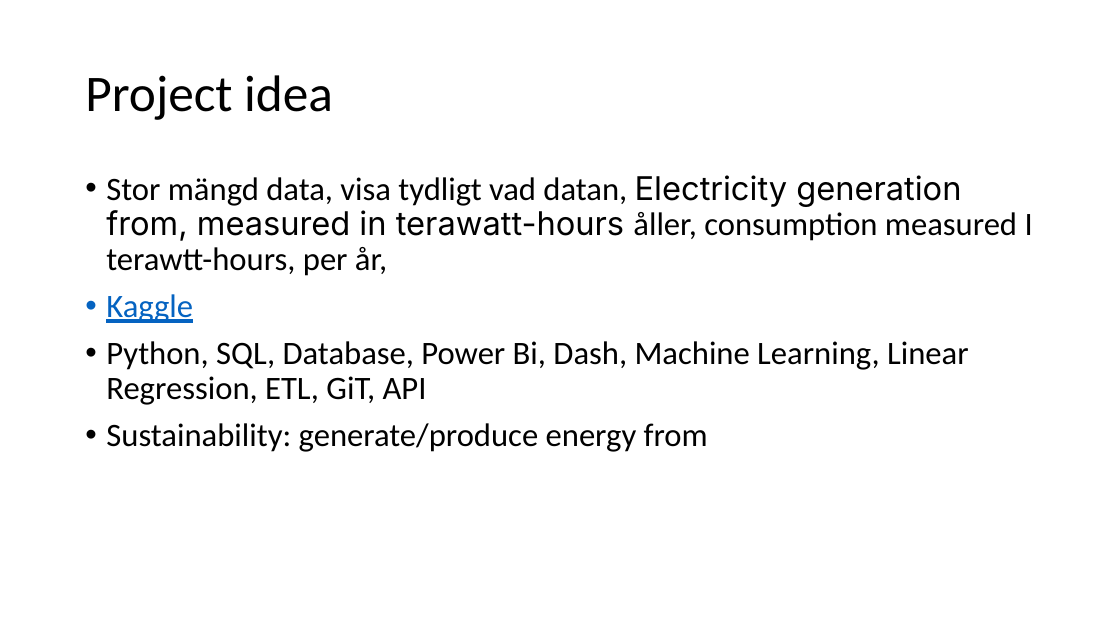
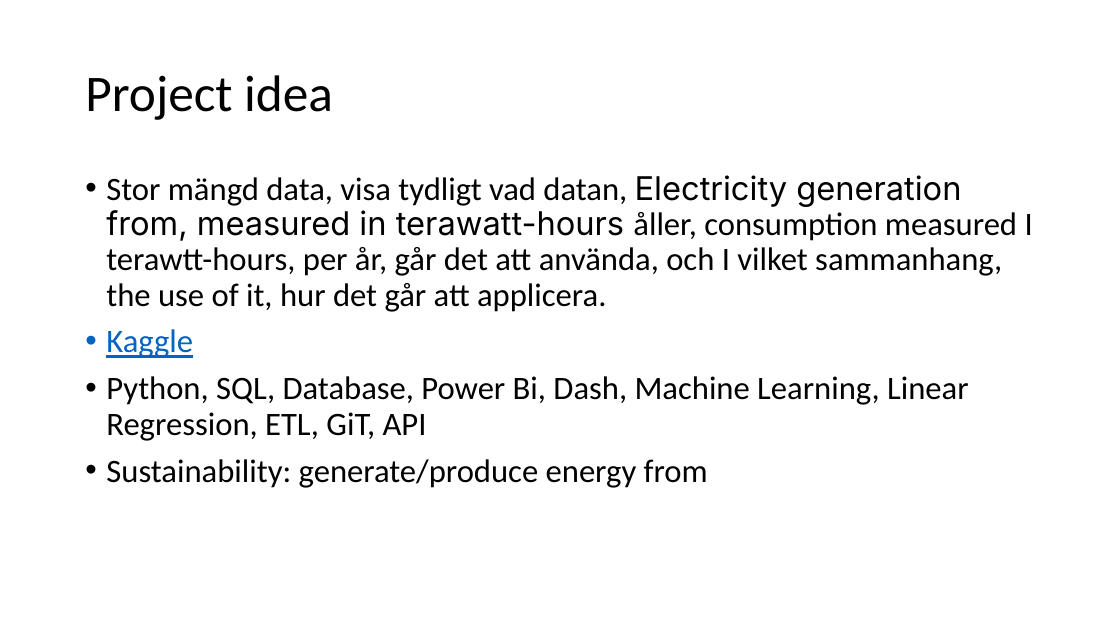
Before and after one commit to nscodechris/final_exam_aw_academy, a slide deck: slide 2 of Presentation1.pptx. Drawn at 1120x630 pixels with LibreOffice and Linux fonts; fonts in the diff are those of the drawing. Boxes give left, top, right and bottom in pixels: in the first picture for what was removed or moved away, otherwise in the second. Text is boxed around its words. In the diff, an @@ line names an element or a change of style, - is before the commit and + after.

Commit message:
update

```diff
--- a/Presentation1.pptx
+++ b/Presentation1.pptx
@@ text at <box>106,175,1033,312</box>: text changed @@
-• Stor mängd data, visa tydligt vad datan, Electricity generation from, measured in terawatt-hours åller, consumption measured I terawtt-hours, per år,
+• Stor mängd data, visa tydligt vad datan, Electricity generation from, measured in terawatt-hours åller, consumption measured I terawtt-hours, per år, går det att använda, och I vilket sammanhang, the use of it, hur det går att applicera.
```
Also in this commit, not shown: 2 other slides changed.
